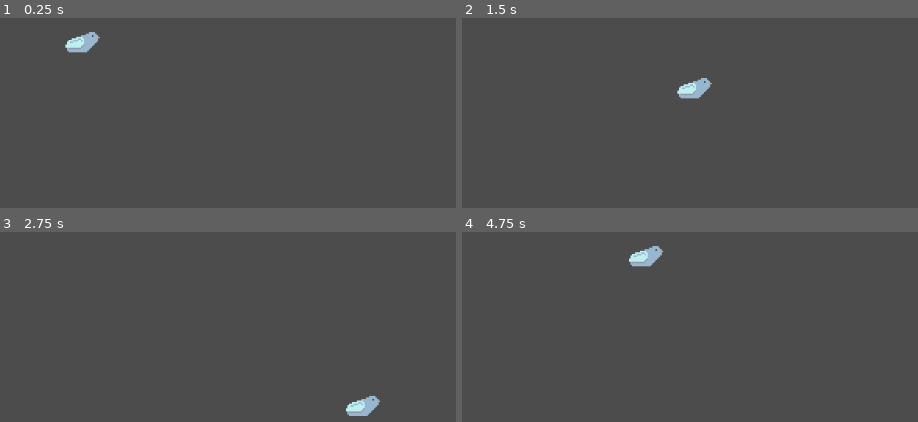
Above: before the commit, frames 1-4 (two rows, left to right).
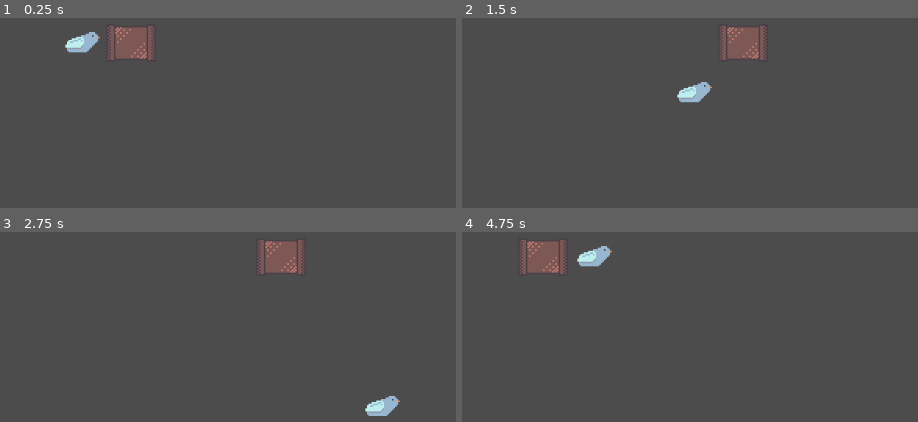
Above: after the commit, the same moments.

Repository: TaeKwonZeus/flow-godot
Game: Godot game, scene res://Scenes/Main.tscn
The game is run twice, just before and just after one commit, with the same random seed, the same clock (stepped at 60 frames per second) and the same inputs.
Inputs:
- Up to frame 1 (0.25 s): no input
- Up to frame 2 (1.5 s): tap Enter at 0.5 s; hold D (move_right) 0.53-1.28 s; hold S (move_down) from 1.28 s (still down)
- Up to frame 3 (2.75 s): release S (move_down) at 2.03 s; hold D (move_right) from 2.03 s (still down)
- Up to frame 4 (4.75 s): release D (move_right) at 2.78 s; hold W (move_up) 2.78-3.53 s; hold A (move_left) from 3.53 s (still down)

The runs differ from the first frame. In frame 1, 1.5% of the frame differs, in the area x 23-34%, y 4-23%; in frame 2, 2.0%; in frame 3, 2.5%; in frame 4, 2.7%, in the area x 12-45%, y 4-23%.

Commit message:
help me pls

Diff:
--- a/src/Prefabs/Pipes/Straight.tscn
+++ b/src/Prefabs/Pipes/Straight.tscn
@@ -8,3 +8,5 @@
 
 [node name="Sprite" type="Sprite" parent="."]
 texture = ExtResource( 1 )
+
+[node name="Tween" type="Tween" parent="."]
--- a/src/Scenes/Main.tscn
+++ b/src/Scenes/Main.tscn
@@ -1,7 +1,8 @@
-[gd_scene load_steps=3 format=2]
+[gd_scene load_steps=4 format=2]
 
 [ext_resource path="res://Scripts/Grid/game_grid.gd" type="Script" id=1]
 [ext_resource path="res://Prefabs/Player.tscn" type="PackedScene" id=2]
+[ext_resource path="res://Prefabs/Pipes/Straight.tscn" type="PackedScene" id=3]
 
 [node name="Main" type="Node2D"]
 
@@ -10,6 +11,9 @@
 
 [node name="Player" parent="GameGrid" instance=ExtResource( 2 )]
 
+[node name="Straight" parent="GameGrid" instance=ExtResource( 3 )]
+position = Vector2( 32, 0 )
+
 [node name="Camera2D" type="Camera2D" parent="."]
 current = true
 zoom = Vector2( 0.5, 0.5 )
--- a/src/Scripts/Grid/Blocks/block.gd
+++ b/src/Scripts/Grid/Blocks/block.gd
@@ -3,7 +3,7 @@
 
 
 const SPEED_MODIFIER = 32
-export(float) var speed = 0.25/4
+export(float) var speed = 0.06
 onready var grid = get_parent()
 onready var tween = get_node("Tween")
 
